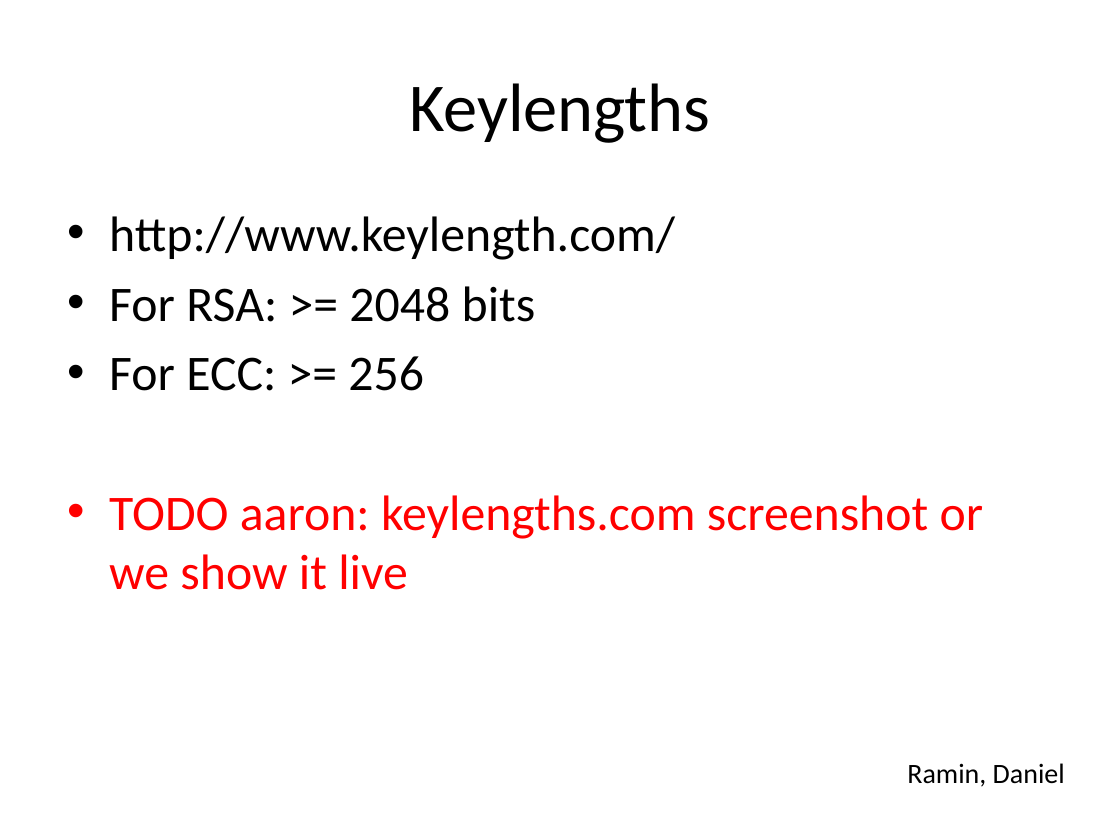
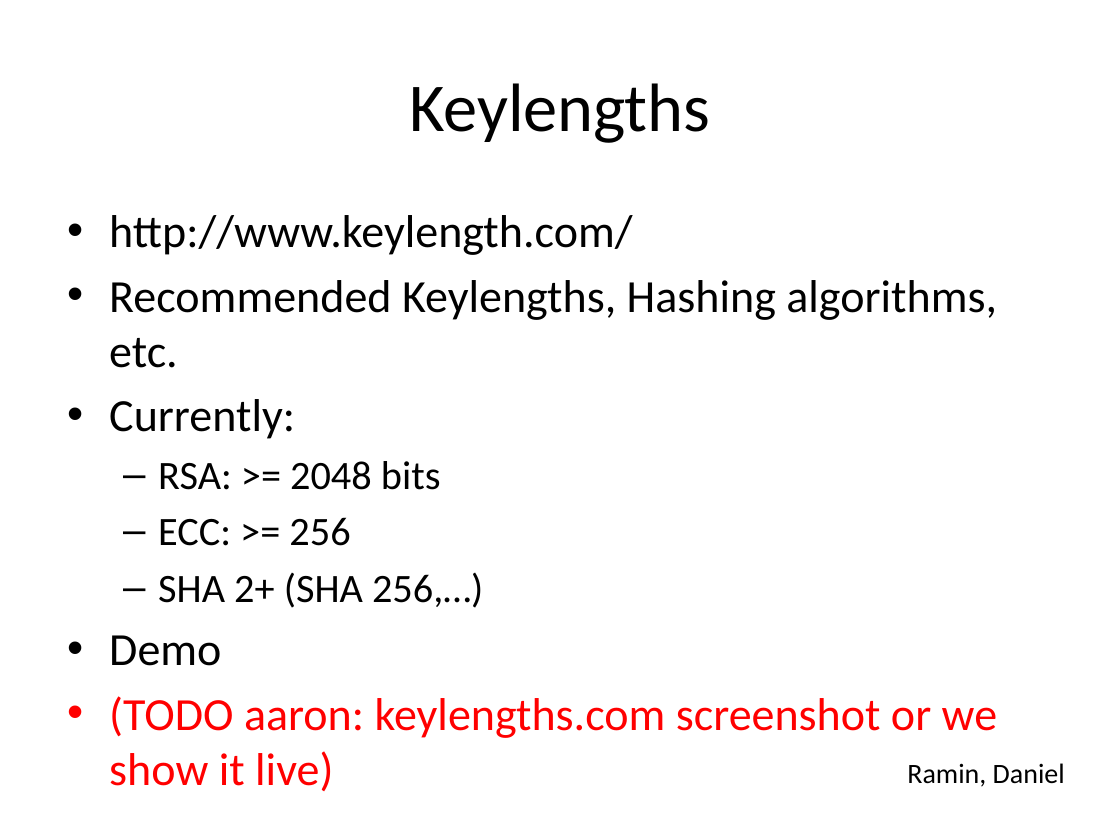
Before and after one commit to BetterCrypto/Applied-Crypto-Hardening, a slide deck: slide 10 of presentations/20131122-Deepsec-ACH project.pptx. Drawn at 1120x840 pixels with LibreOffice and Linux fonts; fonts in the diff are those of the drawing. Boxes give left, top, right and bottom in pixels: in the first picture for what was removed or moved away, otherwise in the second. Text is boxed around its words. In the diff, an @@ line names an element or a change of style, - is before the commit and + after.

```diff
--- a/presentations/20131122-Deepsec-ACH project.pptx
+++ b/presentations/20131122-Deepsec-ACH project.pptx
@@ text at (x1=109, y1=215, x2=632, y2=255): size 32 to 29.6 pt in "http://www.keylength.com/" @@
@@ text at (x1=109, y1=280, x2=997, y2=738): text changed; size 32 to 29.6 pt; text colour #FF0000 to #000000 @@
-• For RSA: >= 2048 bits
-• For ECC: >= 256
-• TODO aaron: keylengths.com screenshot or we show it live
+• Recommended Keylengths, Hashing algorithms, etc.
+• Currently:
+  – RSA: >= 2048 bits
+  – ECC: >= 256
+  – SHA 2+ (SHA 256,…)
+• Demo
+• (TODO aaron: keylengths.com screenshot or we show it live)
```
Also in this commit, not shown: 5 other slides changed, 3 slides added.
